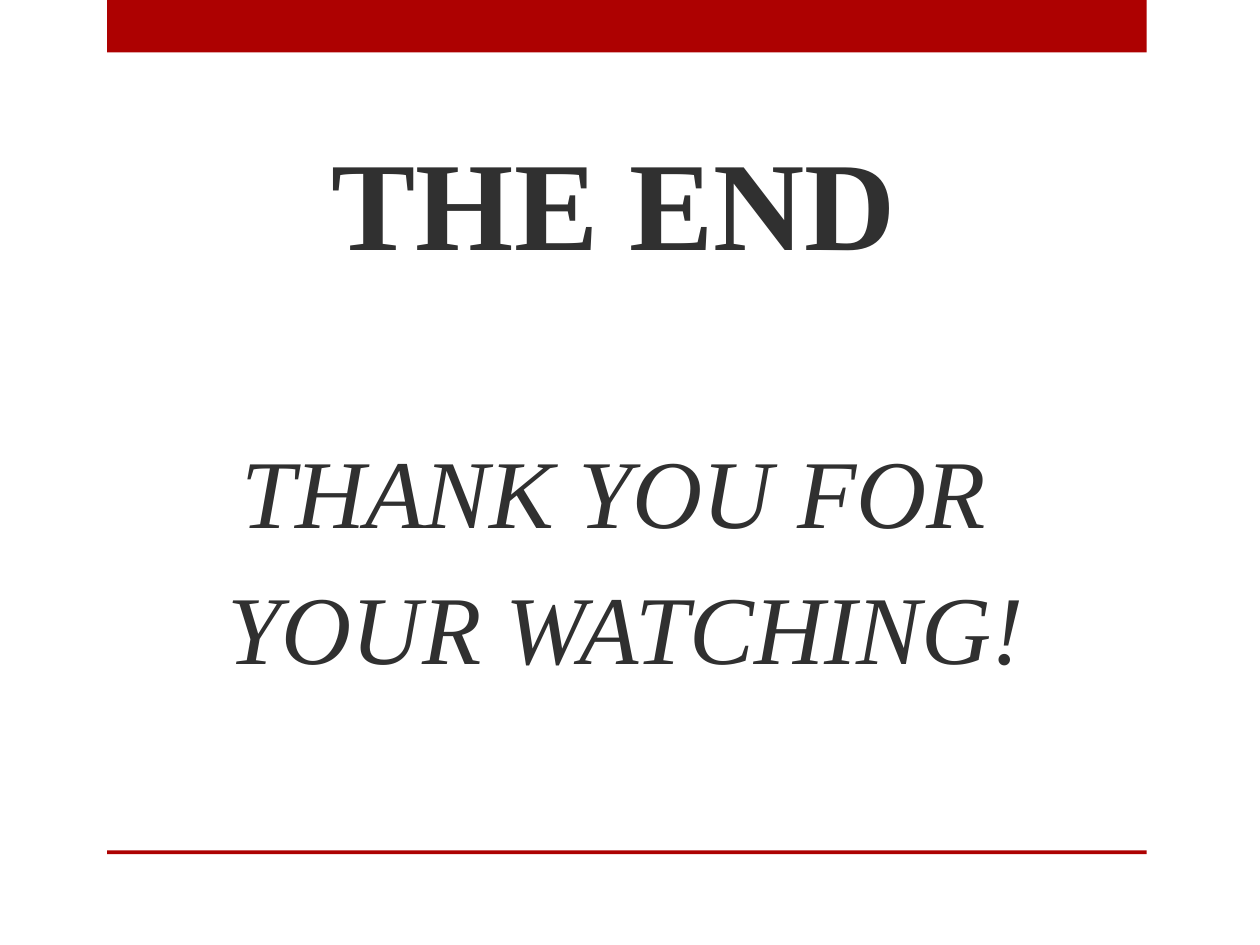
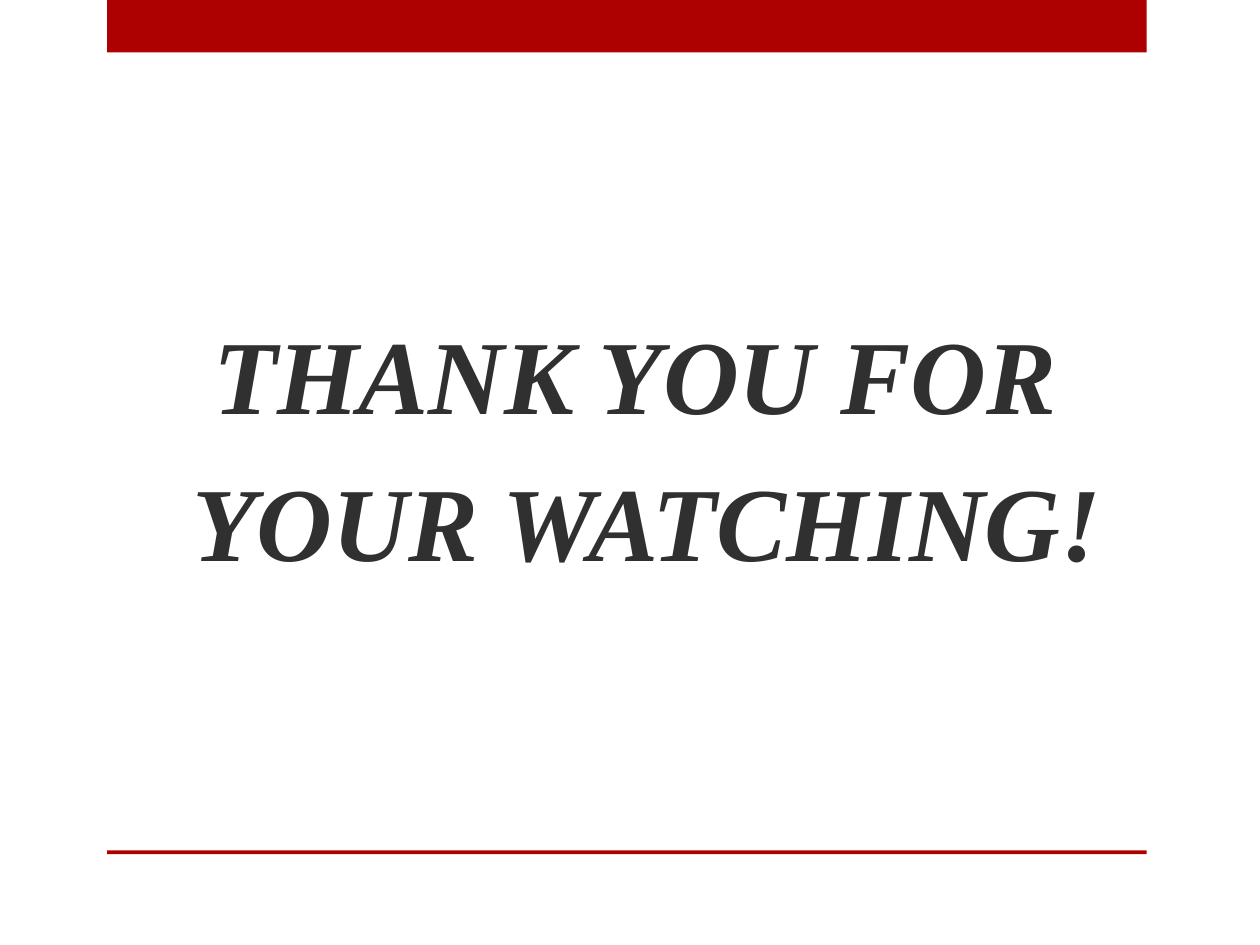
Before and after one commit to Nguyet97/Project-Linh_Nguyet, a slide deck: slide 13 of FE03-Project Admin.pptx (slide 12 before the commit). Drawn at 1260x945 pixels with LibreOffice and Linux fonts; fonts in the diff are those of the drawing; background and template pictures are left out. Boxes give left, top, right and bottom in pixels: in the first picture for what was removed or moved away, otherwise in the second. Text is boxed around its words. In the diff, an @@ line names an element or a change of style, - is before the commit and + after.

```diff
--- a/FE03-Project Admin.pptx
+++ b/FE03-Project Admin.pptx
@@ text "THANK YOU FOR": place and size @@
-text "THANK YOU FOR" at [228, 167, 1024, 666]
+text "THANK YOU FOR" at [193, 344, 1102, 563]
@@ text "THANK YOU FOR" at [193, 344, 1102, 563]: size 55.5 to 60 pt, bold on @@
@@ text at [332, 167, 896, 251]: paragraph removed @@
-THE END
```
Also in this commit, not shown: 2 other slides changed, 2 slides added, 1 slide removed, 5 other files.
